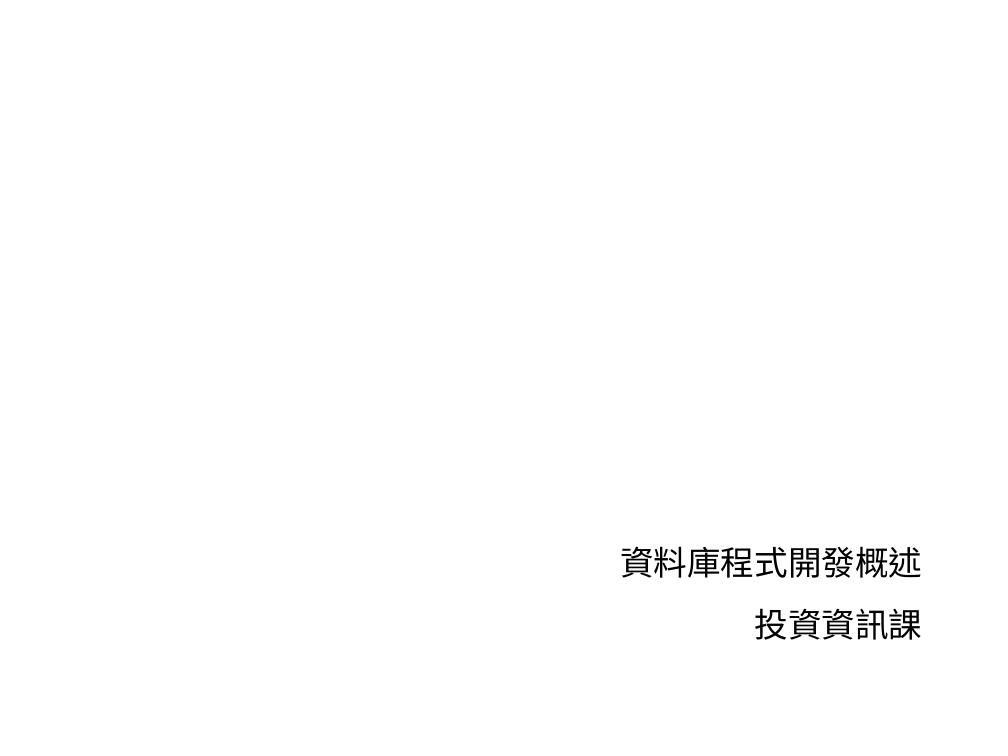
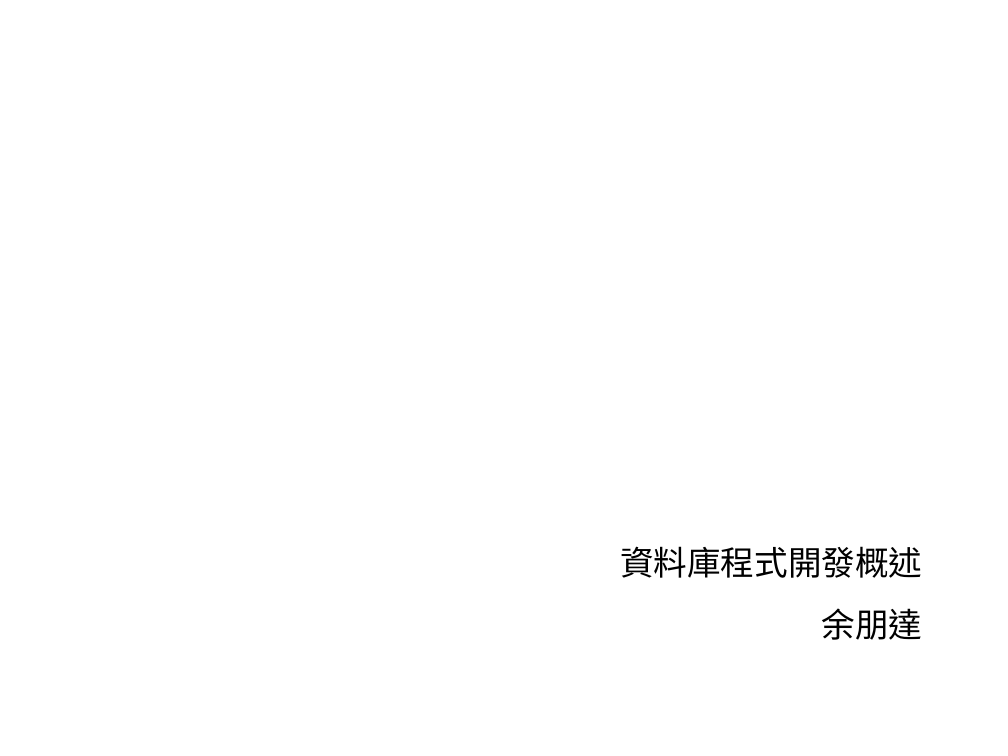
Before and after one commit to YiChiLin/TrainingPackage, a slide deck: slide 1 of 簡報及DB/資料庫程式開發概述.ppt. Drawn at 1008x756 pixels with LibreOffice and Linux fonts; fonts in the diff are those of the drawing; background and template pictures are left out. Boxes give left, top, right and bottom in pixels: in the first picture for what was removed or moved away, otherwise in the second. Text is boxed around its words. In the diff, an @@ line names an element or a change of style, - is before the commit and + after.

Commit message:
update ppt

```diff
--- a/簡報及DB/資料庫程式開發概述.ppt
+++ b/簡報及DB/資料庫程式開發概述.ppt
@@ text at [822, 608, 923, 640]: text changed @@
-投資資訊課
+余朋達
```
Also in this commit, not shown: 2 other files.
